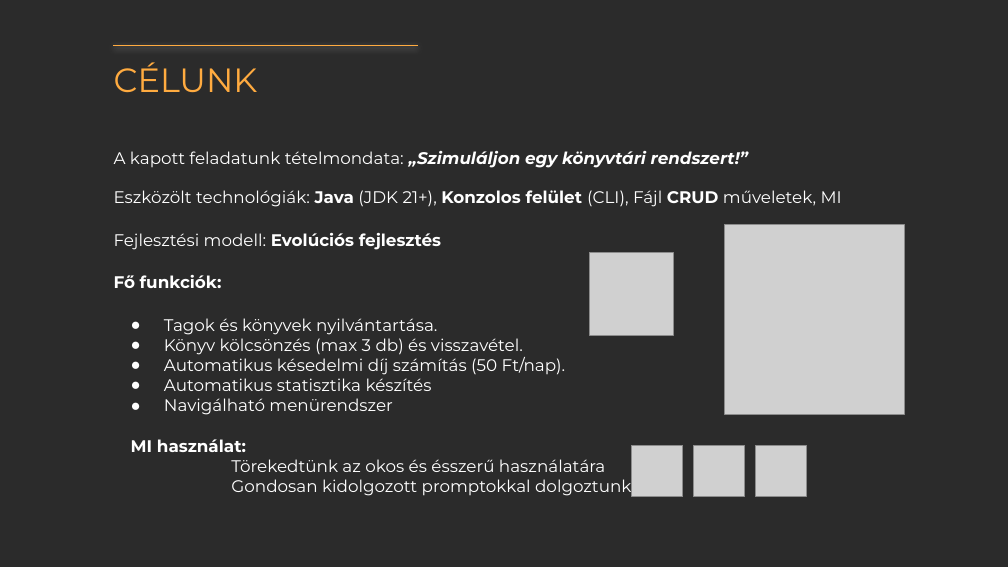
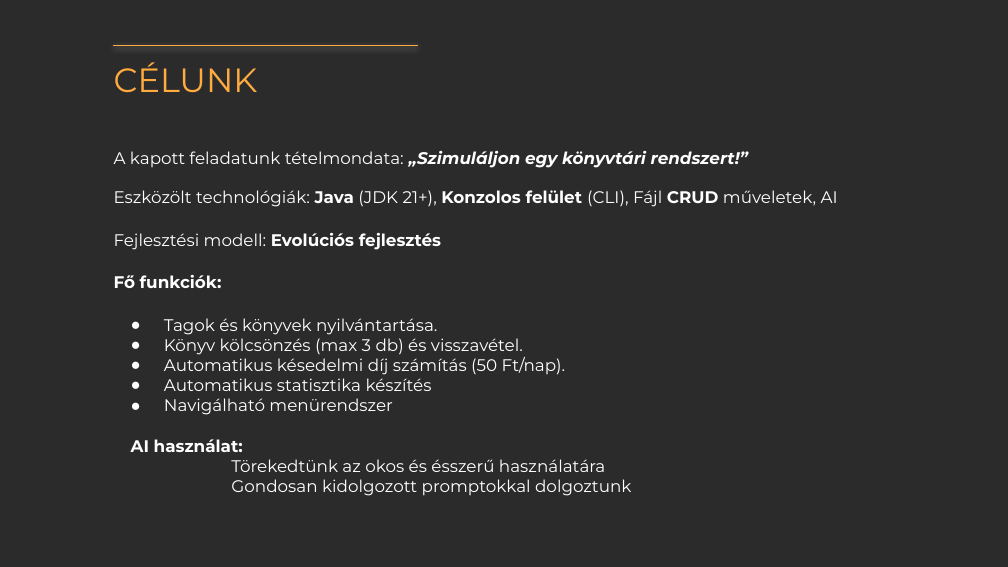
Before and after one commit to KLeviii/Library-Loan-System, a slide deck: slide 4 of docs/Csapat_2.pptx. Drawn at 1008x567 pixels with LibreOffice and Linux fonts; fonts in the diff are those of the drawing; grey boxes stand for pictures; background and template pictures are left out; a plain dark background stands for a picture behind light text. Boxes give left, top, right and bottom in pixels: in the first picture for what was removed or moved away, otherwise in the second. Text is boxed around its words. In the diff, an @@ line names an element or a change of style, - is before the commit and + after.

Commit message:
v 1.3

```diff
--- a/docs/Csapat_2.pptx
+++ b/docs/Csapat_2.pptx
@@ text at [114,190,838,207]: text changed @@
-Eszközölt technológiák: Java (JDK 21+), Konzolos felület (CLI), Fájl CRUD műveletek, MI
+Eszközölt technológiák: Java (JDK 21+), Konzolos felület (CLI), Fájl CRUD műveletek, AI
@@ picture removed at [725,225,905,414] @@
@@ picture removed at [590,252,673,336] @@
@@ text at [131,439,243,452]: text changed @@
-MI használat:
+AI használat:
@@ picture removed at [632,446,683,497] @@
@@ picture removed at [694,446,745,497] @@
@@ picture removed at [755,446,806,497] @@
```
Also in this commit, not shown: 1 slide added.
